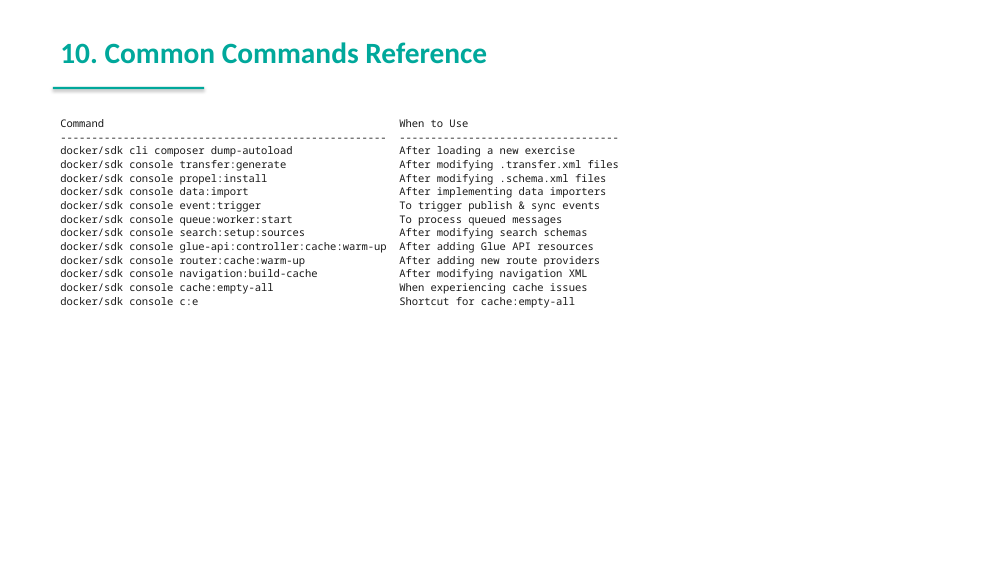
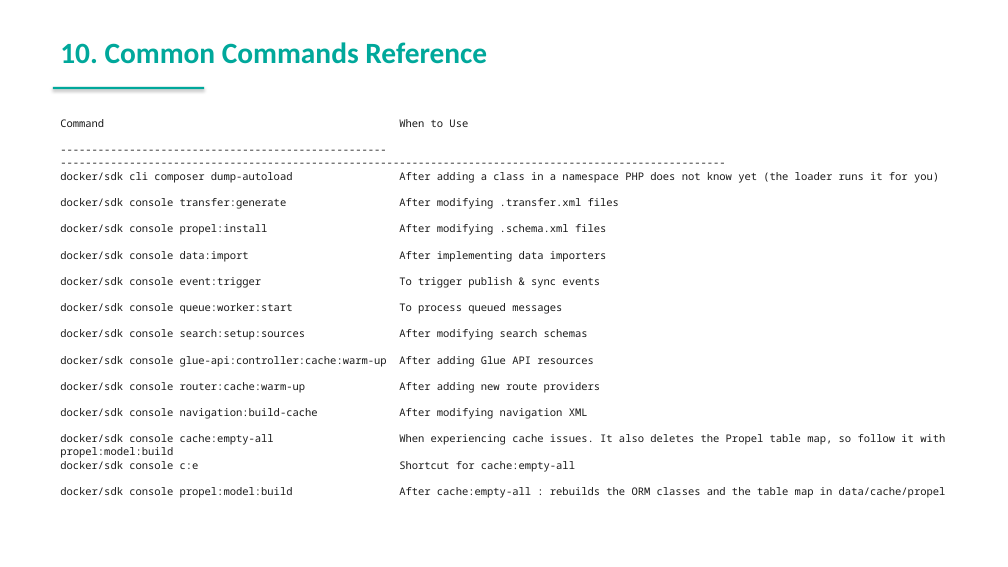
Before and after one commit to spryker-academy/instructor-exercises, a slide deck: slide 65 of guides-pptx/spryker-academy-fundamental.pptx (slide 63 before the commit). Drawn at 1008x567 pixels with LibreOffice and Linux fonts; fonts in the diff are those of the drawing. Boxes give left, top, right and bottom in pixels: in the first picture for what was removed or moved away, otherwise in the second. Text is boxed around its words. In the diff, an @@ line names an element or a change of style, - is before the commit and + after.

```diff
--- a/guides-pptx/spryker-academy-fundamental.pptx
+++ b/guides-pptx/spryker-academy-fundamental.pptx
@@ text at [60, 172, 939, 183]: text changed @@
----------------------------------------------------- -----------------------------------
-docker/sdk cli composer dump-autoload After loading a new exercise
+---------------------------------------------------- ----------------------------------------------------------------------------------------------------------
+docker/sdk cli composer dump-autoload After adding a class in a namespace PHP does not know yet (the loader runs it for you)
@@ text at [60, 434, 945, 445]: text changed @@
-docker/sdk console cache:empty-all When experiencing cache issues
+docker/sdk console cache:empty-all When experiencing cache issues. It also deletes the Propel table map, so follow it with propel:model:build
@@ text at [60, 487, 946, 498]: paragraph added @@
+docker/sdk console propel:model:build After cache:empty-all : rebuilds the ORM classes and the table map in data/cache/propel
```
Also in this commit, not shown: 74 other slides changed, 11 slides added, 3 slides removed, 16 other files.
